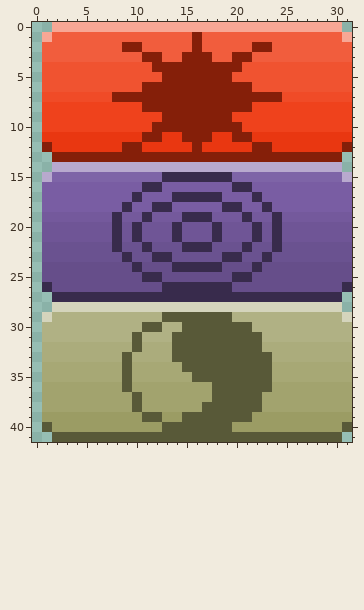
Two versions of one pixel-art sprite, Graphics/Pictures/category.png. The picture above is the old version.
The file is 64x84 pixels, drawn in blocks of 2x2; one block is one cell here. Colours within 5 levels of each other are drawn and written as one.
Now the later version:
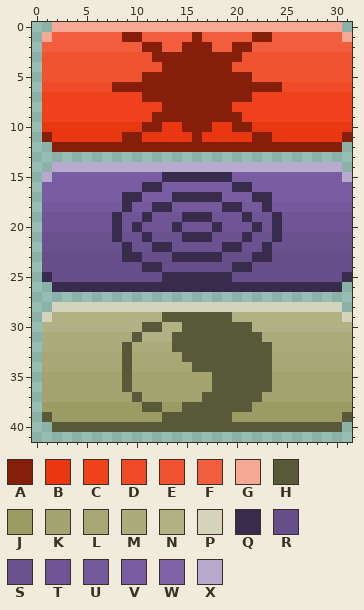
Palette (. is transparent): A #851f09  B #e93711  C #ef421c  D #f04b27  E #f05330  F #f15d3d  G #f7a795  H #585938  J #9b9c64  K #a2a36e  L #a7a875  M #abac7c  N #b0b184  P #d4d4bc  Q #382b4c  R #664e8a  S #6a5290  T #6f5596  U #74599c  V #795da3  W #7e64a7  X #b8a9ce
What changed:
@@ x 0..31 @@
  0 ..GGGGGGGGGGGGGGGGGGGGGGGGGGGGG.
- 1 .GFFFFFFFFFFFFFFAFFFFFFFFFFFFFFG
- 2 .FFFFFFFFAAFFFFFAFFFFFAAFFFFFFFF
- 3 .FFFFFFFFFFAAFFAAAFFAAFFFFFFFFFF
- 4 .EEEEEEEEEEEAAAAAAAAAEEEEEEEEEEE
- 5 .EEEEEEEEEEEEAAAAAAAEEEEEEEEEEEE
- 6 .EEEEEEEEEEAAAAAAAAAAAEEEEEEEEEE
- 7 .DDDDDDDAAAAAAAAAAAAAAAAADDDDDDD
- 8 .CCCCCCCCCCAAAAAAAAAAACCCCCCCCCC
- 9 .CCCCCCCCCCCCAAAAAAACCCCCCCCCCCC
-10 .CCCCCCCCCCCAAAAAAAAACCCCCCCCCCC
-11 .BBBBBBBBBBAABBAAABBAABBBBBBBBBB
-12 .ABBBBBBBAABBBBBABBBBBAABBBBBBBA
-13 ..AAAAAAAAAAAAAAAAAAAAAAAAAAAAA.
+ 1 .GFFFFFFFAAFFFFFAFFFFFAAFFFFFFFG
+ 2 .FFFFFFFFFFAAFFAAAFFAAFFFFFFFFFF
+ 3 .EEEEEEEEEEEAAAAAAAAAEEEEEEEEEEE
+ 4 .EEEEEEEEEEEEAAAAAAAEEEEEEEEEEEE
+ 5 .EEEEEEEEEEAAAAAAAAAAAEEEEEEEEEE
+ 6 .DDDDDDDAAAAAAAAAAAAAAAAADDDDDDD
+ 7 .CCCCCCCCCCAAAAAAAAAAACCCCCCCCCC
+ 8 .CCCCCCCCCCCCAAAAAAACCCCCCCCCCCC
+ 9 .CCCCCCCCCCCAAAAAAAAACCCCCCCCCCC
+10 .BBBBBBBBBBAABBAAABBAABBBBBBBBBB
+11 .ABBBBBBBAABBBBBABBBBBAABBBBBBBA
+12 ..AAAAAAAAAAAAAAAAAAAAAAAAAAAAA.
+13 ................................
 14 ..XXXXXXXXXXXXXXXXXXXXXXXXXXXXX.
-15 .XWWWWWWWWWWWQQQQQQQWWWWWWWWWWWX
+15 .XVVVVVVVVVVVQQQQQQQVVVVVVVVVVVX
 16 .VVVVVVVVVVQQVVVVVVVQQVVVVVVVVVV
-17 .VVVVVVVVVQVVVQQQQQVVVQVVVVVVVVV
-18 .VVVVVVVVQVVQQVVVVVQQVVQVVVVVVVV
-19 .UUUUUUUQUUQUUUQQQUUUQUUQUUUUUUU
+17 .VVVVVVVVQQVVVQQQQQVVVQQVVVVVVVV
+18 .UUUUUUUUQUUQQUUUUUQQUUQUUUUUUUU
+19 .TTTTTTTQTTQTTTQQQTTTQTTQTTTTTTT
 20 .TTTTTTTQTQTTTQTTTQTTTQTQTTTTTTT
-21 .TTTTTTTQTQTTTQTTTQTTTQTQTTTTTTT
-22 .SSSSSSSQSSQSSSQQQSSSQSSQSSSSSSS
-23 .SSSSSSSSQSSQQSSSSSQQSSQSSSSSSSS
-24 .RRRRRRRRRQRRRQQQQQRRRQRRRRRRRRR
-25 .RRRRRRRRRRQQRRRRRRRQQRRRRRRRRRR
-26 .QRRRRRRRRRRRQQQQQQQRRRRRRRRRRRQ
-27 ..QQQQQQQQQQQQQQQQQQQQQQQQQQQQQ.
+21 .SSSSSSSQSSQSSSQQQSSSQSSQSSSSSSS
+22 .SSSSSSSSQSSQQSSSSSQQSSQSSSSSSSS
+23 .RRRRRRRRQQRRRQQQQQRRRQQRRRRRRRR
+24 .RRRRRRRRRRQQRRRRRRRQQRRRRRRRRRR
+25 .QRRRRRRRRRRRQQQQQQQRRRRRRRRRRRQ
+26 ..QQQQQQQQQQQQQQQQQQQQQQQQQQQQQ.
+27 ................................
 28 ..PPPPPPPPPPPPPPPPPPPPPPPPPPPPP.
@@ x 0..31 @@
 30 .NNNNNNNNNNHHNNHHHHHHHNNNNNNNNNN
-31 .NNNNNNNNNHNNNHHHHHHHHHNNNNNNNNN
-32 .MMMMMMMMMHMMMHHHHHHHHHMMMMMMMMM
-33 .MMMMMMMMHMMMMHHHHHHHHHHMMMMMMMM
-34 .LLLLLLLLHLLLLLHHHHHHHHHLLLLLLLL
-35 .LLLLLLLLHLLLLLLHHHHHHHHLLLLLLLL
+31 .MMMMMMMMMHNNNHHHHHHHHHMMMMMMMMM
+32 .MMMMMMMMHMMMMHHHHHHHHHHMMMMMMMM
+33 .LLLLLLLLHLLLLLHHHHHHHHHLLLLLLLL
+34 .LLLLLLLLHLLLLLLHHHHHHHHLLLLLLLL
+35 .KKKKKKKKHKKKKKKKKHHHHHHKKKKKKKK
 36 .KKKKKKKKHKKKKKKKKHHHHHHKKKKKKKK
-37 .KKKKKKKKKHKKKKKKKHHHHHKKKKKKKKK
-38 .KKKKKKKKKHKKKKKKHHHHHHKKKKKKKKK
-39 .JJJJJJJJJJHHJJHHHHHHHJJJJJJJJJJ
-40 .HJJJJJJJJJJJHHHHHHHJJJJJJJJJJJH
-41 ..HHHHHHHHHHHHHHHHHHHHHHHHHHHHH.
+37 .KKKKKKKKKHKKKKKKHHHHHHKKKKKKKKK
+38 .JJJJJJJJJJHHJJHHHHHHHJJJJJJJJJJ
+39 .HJJJJJJJJJJJHHHHHHHJJJJJJJJJJJH
+40 ..HHHHHHHHHHHHHHHHHHHHHHHHHHHHH.
+41 ................................
Where, in picture pixels (left, top, right, bottom), the same in both pictures:
changed: (42, 32, 352, 442)
